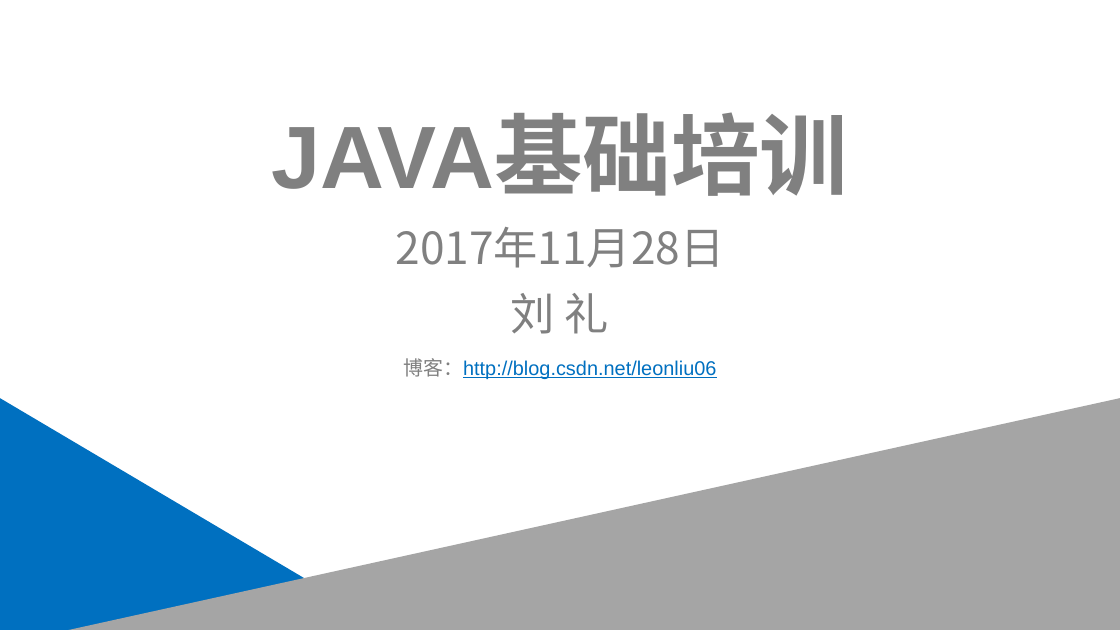
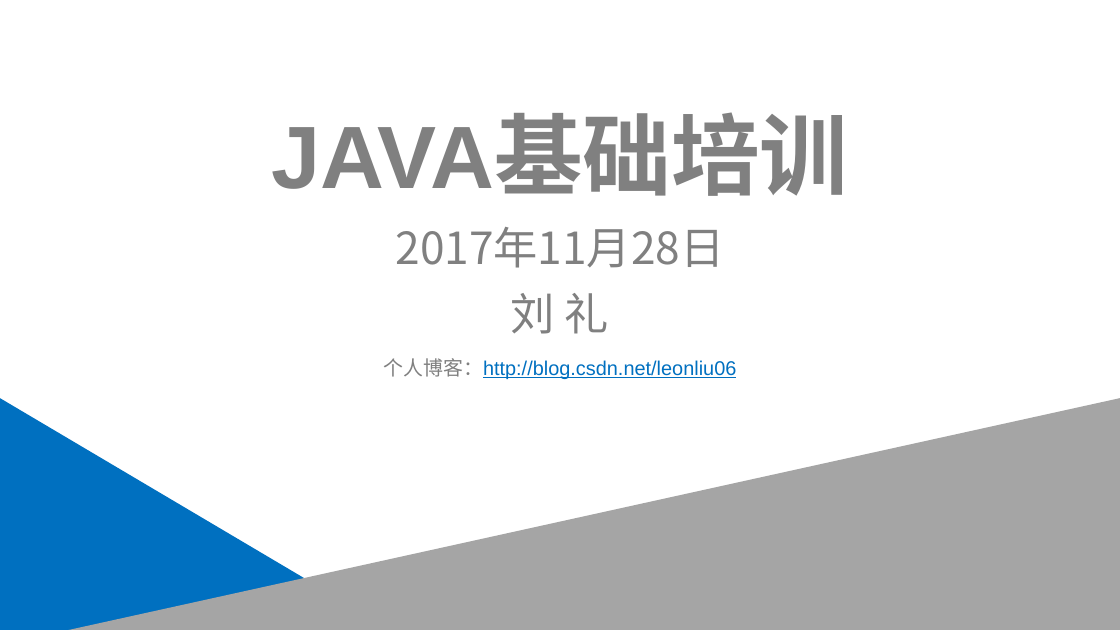
Before and after one commit to leonliu06/JavaTrainning, a slide deck: slide 1 of Java基础培训.pptx. Drawn at 1120x630 pixels with LibreOffice and Linux fonts; fonts in the diff are those of the drawing. Boxes give left, top, right and bottom in pixels: in the first picture for what was removed or moved away, otherwise in the second. Text is boxed around its words. In the diff, an @@ line names an element or a change of style, - is before the commit and + after.

Commit message:
ppt

```diff
--- a/Java基础培训.pptx
+++ b/Java基础培训.pptx
@@ text at (383,358,736,379): text changed @@
-博客：http://blog.csdn.net/leonliu06
+个人博客：http://blog.csdn.net/leonliu06
```
Also in this commit, not shown: 2 other slides changed, 1 other file.
